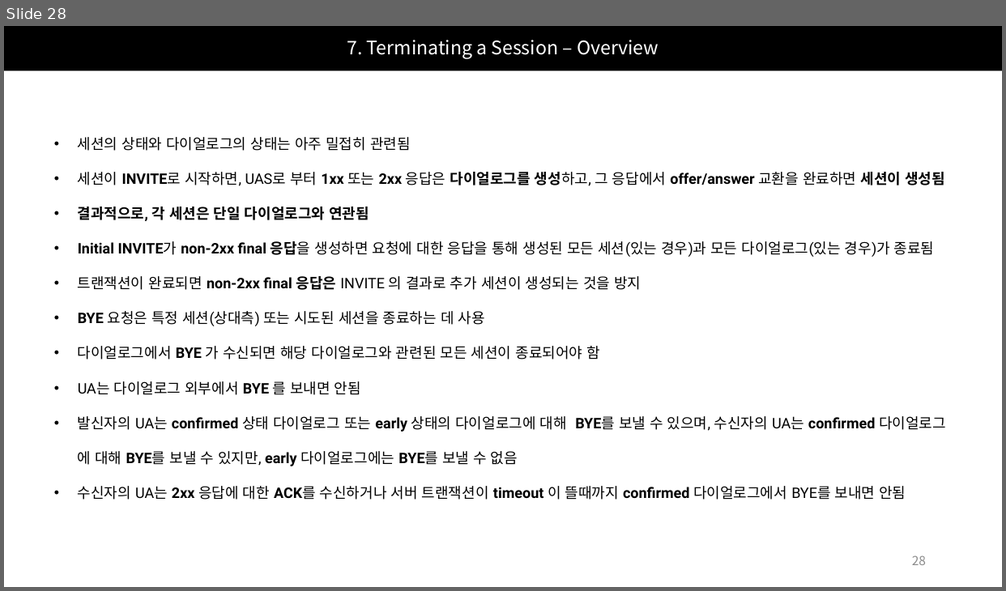
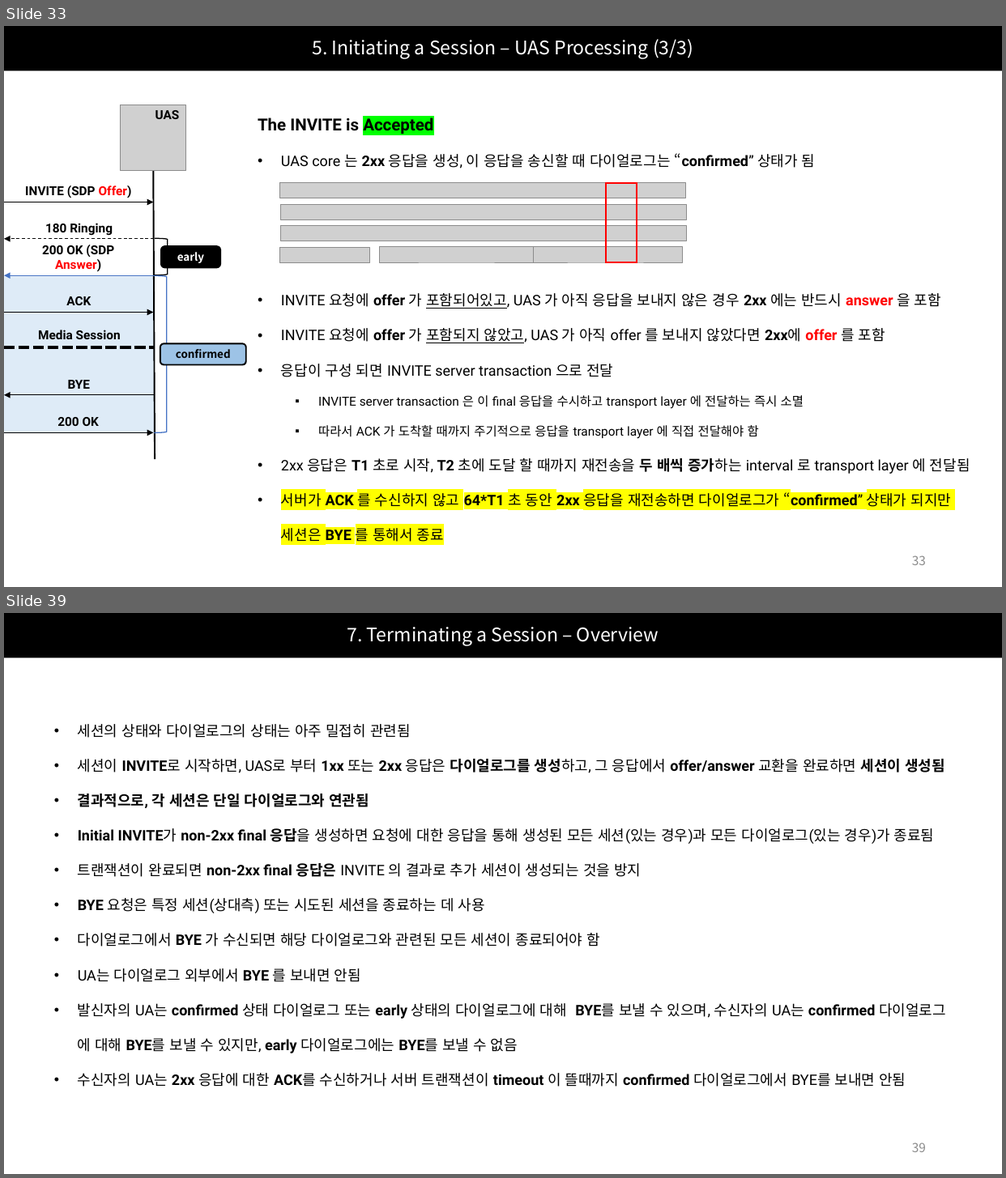
Before and after one commit to Epsilonely/SIP-Survey, a slide deck: 세미나 2차.pptx. Shown one above the other, each under a label of ours: slide 28 before the commit, slides 33 and 39 after it; the slides between them are not shown. The pictures are 1006x591 and 1006x1178 pixels, drawn with LibreOffice and Linux fonts; fonts in the diff are those of the drawing; grey boxes stand for pictures. Boxes give left, top, right and bottom in pixels: in the first picture for what was removed or moved away, otherwise in the second. Text is boxed around its words. In the diff, an @@ line names an element or a change of style, - is before the commit and + after.

```diff
--- a/세미나 2차.pptx
+++ b/세미나 2차.pptx
@@ slide 33 added at (x1=4, y1=26, x2=1002, y2=587), background #FFFFFF @@
@@ title added at (x1=4, y1=26, x2=1002, y2=71), fill #000000, 18 pt, text #FFFFFF @@
+5. Initiating a Session – UAS Processing (3/3)
@@ text added at (x1=258, y1=115, x2=970, y2=545), 14 pt, text #000000 @@
+The INVITE is Accepted
+• UAS core 는 2xx 응답을 생성, 이 응답을 송신할 때 다이얼로그는 “confirmed” 상태가 됨
+• INVITE 요청에 offer 가 포함되어있고, UAS 가 아직 응답을 보내지 않은 경우 2xx 에는 반드시 answer 을 포함
+• INVITE 요청에 offer 가 포함되지 않았고, UAS 가 아직 offer 를 보내지 않았다면 2xx에 offer 를 포함
+• 응답이 구성 되면 INVITE server transaction 으로 전달
+  ▪ INVITE server transaction 은 이 final 응답을 수시하고 transport layer 에 전달하는 즉시 소멸
+  ▪ 따라서 ACK 가 도착할 때까지 주기적으로 응답을 transport layer 에 직접 전달해야 함
+• 2xx 응답은 T1 초로 시작, T2 초에 도달 할 때까지 재전송을 두 배씩 증가하는 interval 로 transport layer 에 전달됨
+• 서버가 ACK 를 수신하지 않고 64*T1 초 동안 2xx 응답을 재전송하면 다이얼로그가 “confirmed” 상태가 되지만
+  세션은 BYE 를 통해서 종료
@@ group added at (x1=280, y1=183, x2=687, y2=263): 6 pictures, 1 rectangle @@
@@ group added at (x1=4, y1=105, x2=246, y2=459): 8 texts, 6 arrows, 2 lines, 2 left brackets, 2 rounded rectangles, 1 rectangle, 1 picture @@
+UAS
+INVITE (SDP Offer)
+180 Ringing
+early
+200 OK (SDP Answer)
+confirmed
+ACK
+BYE
+200 OK
+Media Session
@@ page number added at (x1=912, y1=556, x2=926, y2=565), 12 pt, text #8C8C8C @@
+33
@@ what was slide 28 is now slide 39 @@
@@ page number at (x1=912, y1=1143, x2=926, y2=1152): text changed @@
-28
+39
```
Also in this commit, not shown: 7 slides changed, 10 other slides added.
